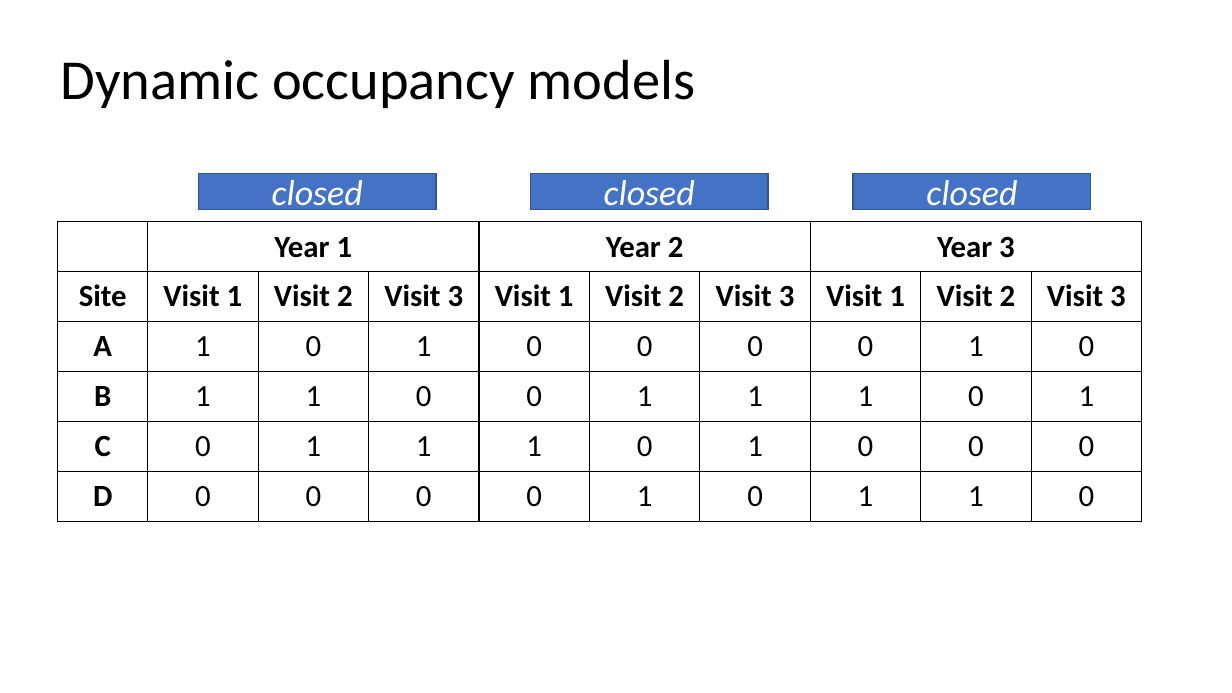
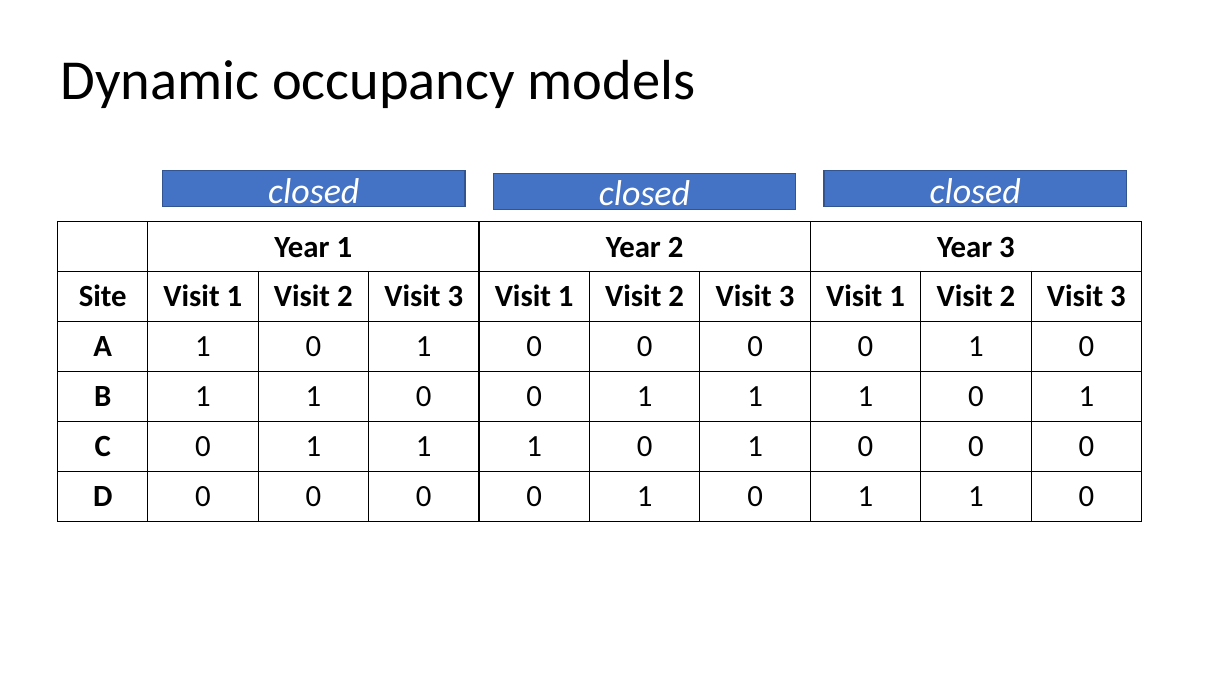
Before and after one commit to annamtucker/ssa-200, a slide deck: slide 47 of static/lectures/SSA_Lecture3_Occupancy_Data.pptx. Drawn at 1232x693 pixels with LibreOffice and Linux fonts; fonts in the diff are those of the drawing; background and template pictures are left out. Boxes give left, top, right and bottom in pixels: in the first picture for what was removed or moved away, otherwise in the second. Text is boxed around its words. In the diff, an @@ line names an element or a change of style, - is before the commit and + after.

```diff
--- a/static/lectures/SSA_Lecture3_Occupancy_Data.pptx
+++ b/static/lectures/SSA_Lecture3_Occupancy_Data.pptx
@@ rectangle "closed": place and size @@
-rectangle "closed" at [199, 174, 436, 210]
+rectangle "closed" at [163, 171, 466, 207]
@@ rectangle "closed": place and size @@
-rectangle "closed" at [531, 174, 768, 210]
+rectangle "closed" at [494, 174, 797, 210]
@@ rectangle "closed": place and size @@
-rectangle "closed" at [853, 174, 1091, 210]
+rectangle "closed" at [824, 171, 1128, 207]
```
Also in this commit, not shown: 5 other slides changed, 36 other files.
